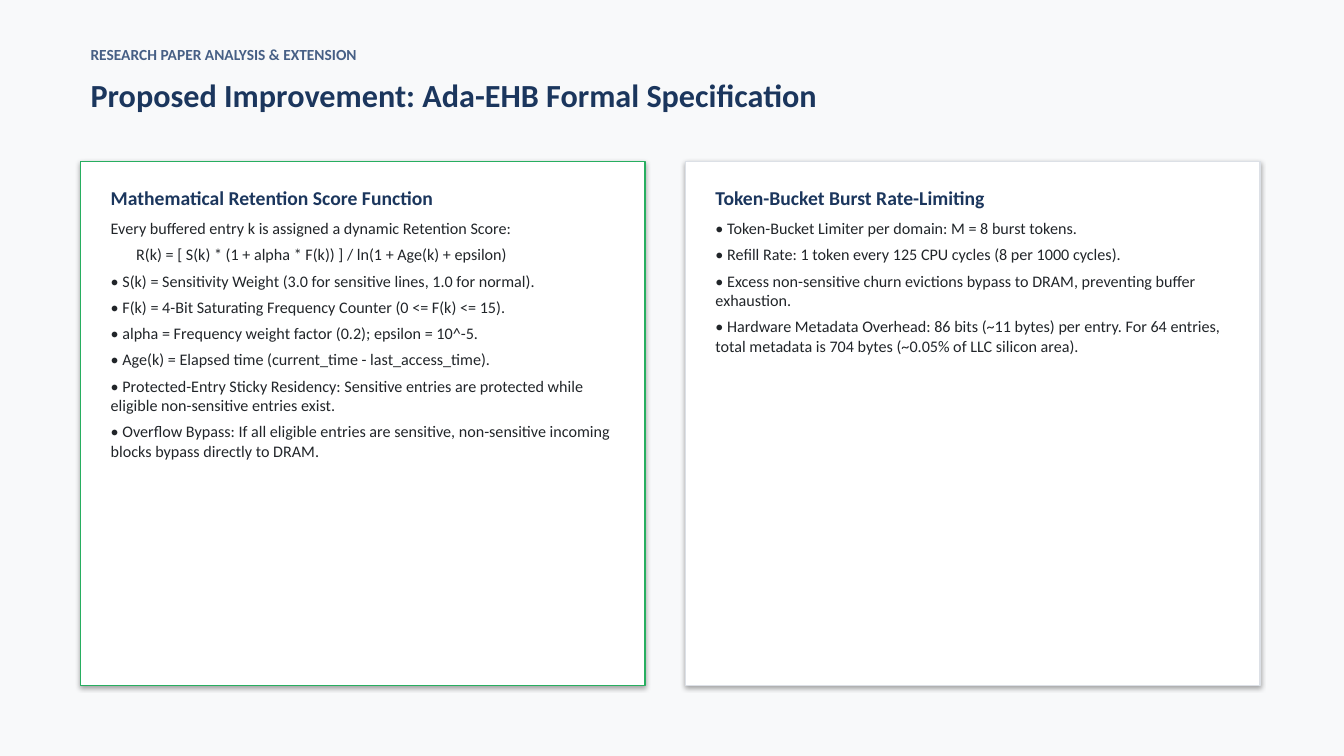
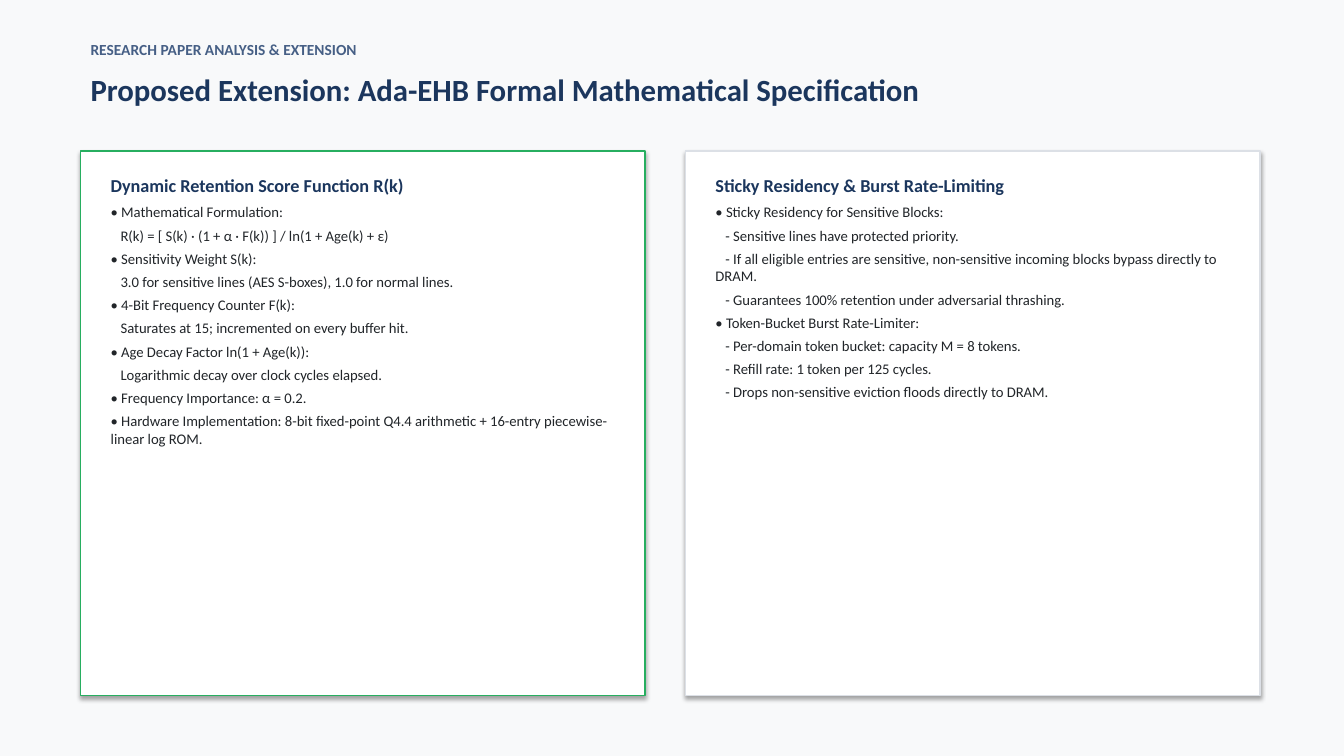
Before and after one commit to Sripadh16/IS-project, a slide deck: slide 9 of TreasureCache_Presentation.pptx. Drawn at 1344x756 pixels with LibreOffice and Linux fonts; fonts in the diff are those of the drawing. Boxes give left, top, right and bottom in pixels: in the first picture for what was removed or moved away, otherwise in the second. Text is boxed around its words. In the diff, an @@ line names an element or a change of style, - is before the commit and + after.

Commit message:
Complete course review package: Master Technical Report (.docx & .pdf), 20-slide professional deck (.pptx & .pdf), 5 publication figures, Ada-EHB+ engine, RTL and formal verification

```diff
--- a/TreasureCache_Presentation.pptx
+++ b/TreasureCache_Presentation.pptx
@@ text "RESEARCH PAPER ANALYSIS & EXTENSION": place and size @@
-text "RESEARCH PAPER ANALYSIS & EXTENSION" at [91, 50, 356, 60]
+text "RESEARCH PAPER ANALYSIS & EXTENSION" at [91, 45, 356, 55]
@@ text at [91, 79, 919, 106]: text changed; size 23 to 22 pt @@
-Proposed Improvement: Ada-EHB Formal Specification
+Proposed Extension: Ada-EHB Formal Mathematical Specification
@@ rectangle: place and size @@
-rectangle at [81, 161, 645, 686]
+rectangle at [81, 151, 645, 696]
@@ text at [111, 178, 607, 447]: text changed; size 11.5 to 10.5 pt @@
-Mathematical Retention Score Function
-Every buffered entry k is assigned a dynamic Retention Score:
-R(k) = [ S(k) * (1 + alpha * F(k)) ] / ln(1 + Age(k) + epsilon)
-• S(k) = Sensitivity Weight (3.0 for sensitive lines, 1.0 for normal).
-• F(k) = 4-Bit Saturating Frequency Counter (0 <= F(k) <= 15).
-• alpha = Frequency weight factor (0.2); epsilon = 10^-5.
-• Age(k) = Elapsed time (current_time - last_access_time).
-• Protected-Entry Sticky Residency: Sensitive entries are protected while eligible non-sensitive entries exist.
-• Overflow Bypass: If all eligible entries are sensitive, non-sensitive incoming blocks bypass directly to DRAM.
+Dynamic Retention Score Function R(k)
+• Mathematical Formulation:
+R(k) = [ S(k) · (1 + α · F(k)) ] / ln(1 + Age(k) + ε)
+• Sensitivity Weight S(k):
+3.0 for sensitive lines (AES S-boxes), 1.0 for normal lines.
+• 4-Bit Frequency Counter F(k):
+Saturates at 15; incremented on every buffer hit.
+• Age Decay Factor ln(1 + Age(k)):
+Logarithmic decay over clock cycles elapsed.
+• Frequency Importance: α = 0.2.
+• Hardware Implementation: 8-bit fixed-point Q4.4 arithmetic + 16-entry piecewise-linear log ROM.
@@ rectangle: place and size @@
-rectangle at [686, 161, 1260, 686]
+rectangle at [686, 151, 1260, 696]
@@ text at [715, 179, 1216, 400]: text changed; size 11.5 to 10.5 pt @@
-Token-Bucket Burst Rate-Limiting
-• Token-Bucket Limiter per domain: M = 8 burst tokens.
-• Refill Rate: 1 token every 125 CPU cycles (8 per 1000 cycles).
-• Excess non-sensitive churn evictions bypass to DRAM, preventing buffer exhaustion.
-• Hardware Metadata Overhead: 86 bits (~11 bytes) per entry. For 64 entries, total metadata is 704 bytes (~0.05% of LLC silicon area).
+Sticky Residency & Burst Rate-Limiting
+• Sticky Residency for Sensitive Blocks:
+- Sensitive lines have protected priority.
+- If all eligible entries are sensitive, non-sensitive incoming blocks bypass directly to DRAM.
+- Guarantees 100% retention under adversarial thrashing.
+• Token-Bucket Burst Rate-Limiter:
+- Per-domain token bucket: capacity M = 8 tokens.
+- Refill rate: 1 token per 125 cycles.
+- Drops non-sensitive eviction floods directly to DRAM.
```
Also in this commit, not shown: 3 other slides changed, 16 slides added, 11 slides removed, 12 other files.
